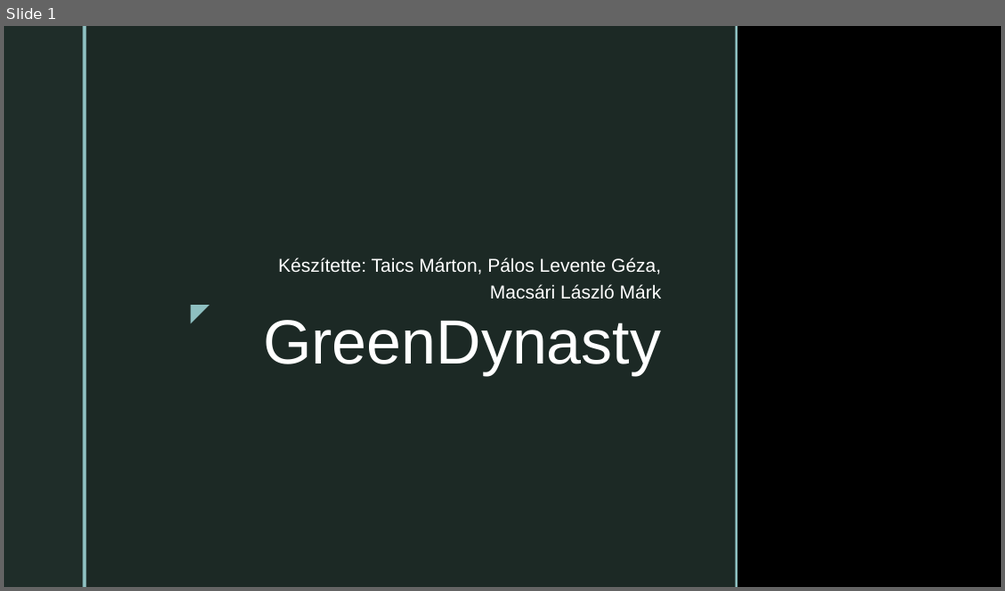
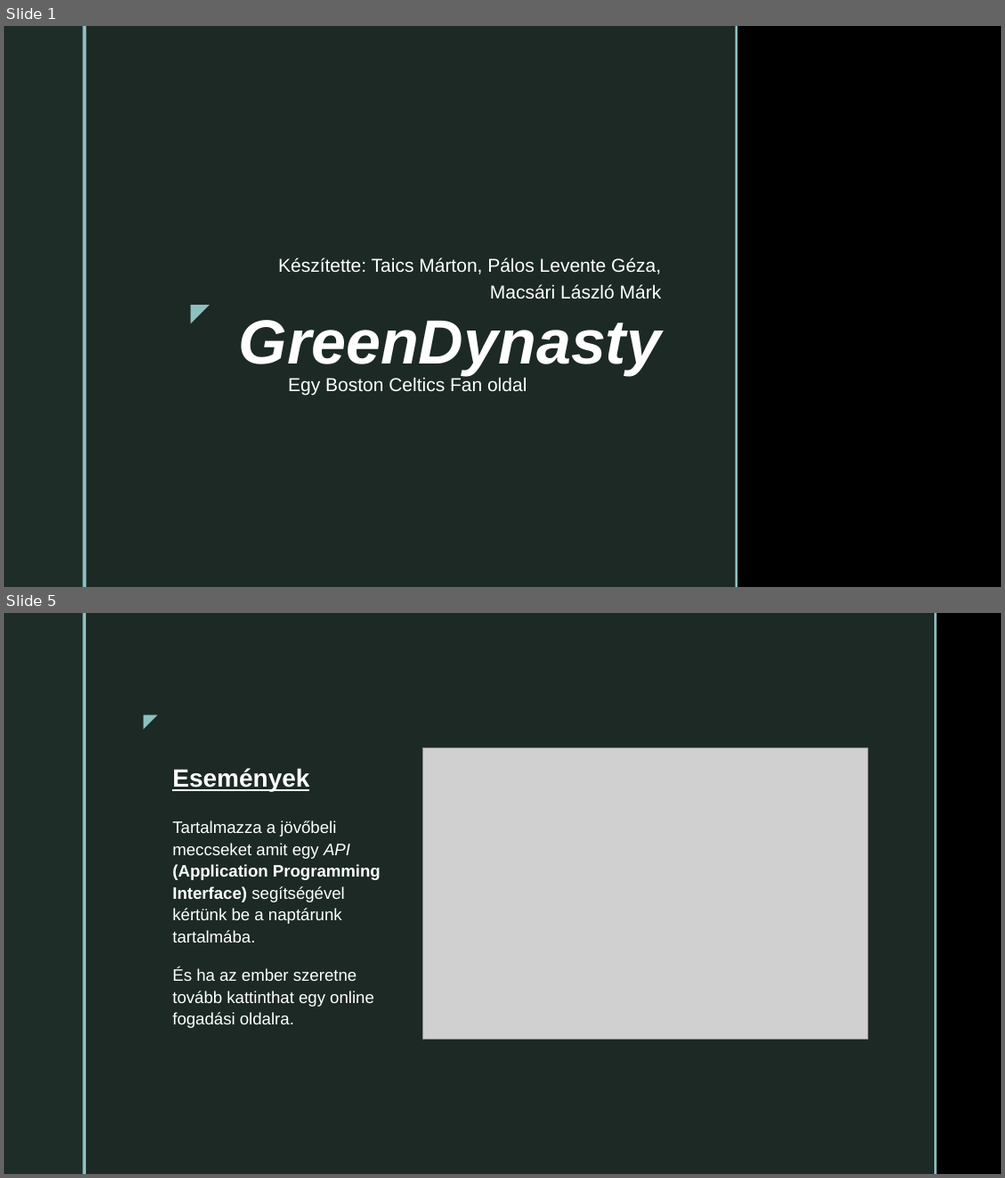
Before and after one commit to TaicsMrt/Vizsgafeladat, a slide deck: Vizsga.pptx. Shown one above the other, each under a label of ours: slide 1 before the commit, slides 1 and 5 after it; the slides between them are not shown. The pictures are 1005x591 and 1005x1178 pixels, drawn with LibreOffice and Linux fonts; fonts in the diff are those of the drawing; grey boxes stand for pictures; background and template pictures are left out. Boxes give left, top, right and bottom in pixels: in the first picture for what was removed or moved away, otherwise in the second. Text is boxed around its words. In the diff, an @@ line names an element or a change of style, - is before the commit and + after.

```diff
--- a/Vizsga.pptx
+++ b/Vizsga.pptx
@@ slide 5 added at bbox=[4, 613, 1001, 1174], background picture (left out); not listed: 2 template elements that a slide beside it also shows @@
@@ rectangle added at bbox=[86, 613, 934, 1174], fill #1F2D29 at 92% opacity @@
@@ rectangle added at bbox=[934, 613, 937, 1174], fill #8EC0C1 @@
@@ text added at bbox=[131, 705, 165, 735], 18 pt, text #8EC0C1 @@
+◤
@@ title added at bbox=[172, 768, 309, 791], 24 pt, text #FFFFFF, bold, underline @@
+Események
@@ picture added at bbox=[423, 747, 868, 1038] @@
@@ text added at bbox=[172, 820, 380, 1028], 16 pt, text #FFFFFF @@
+Tartalmazza a jövőbeli meccseket amit egy API (Application Programming Interface) segítségével kértünk be a naptárunk tartalmába.
+És ha az ember szeretne tovább kattinthat egy online fogadási oldalra.
@@ slide 1 changed as well @@
@@ title "GreenDynasty" at bbox=[239, 320, 661, 375]: bold on, italic on @@
@@ text added at bbox=[288, 376, 526, 394], 18 pt, text #FFFFFF @@
+Egy Boston Celtics Fan oldal
```
Also in this commit, not shown: 2 other slides changed, 3 other slides added, 4 slides removed.
